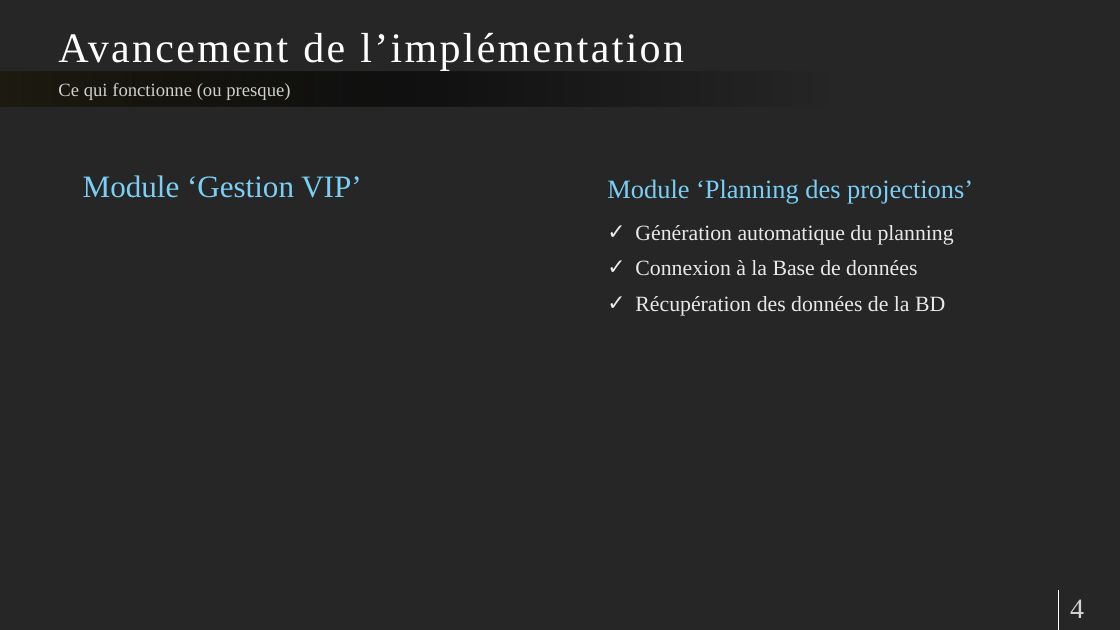
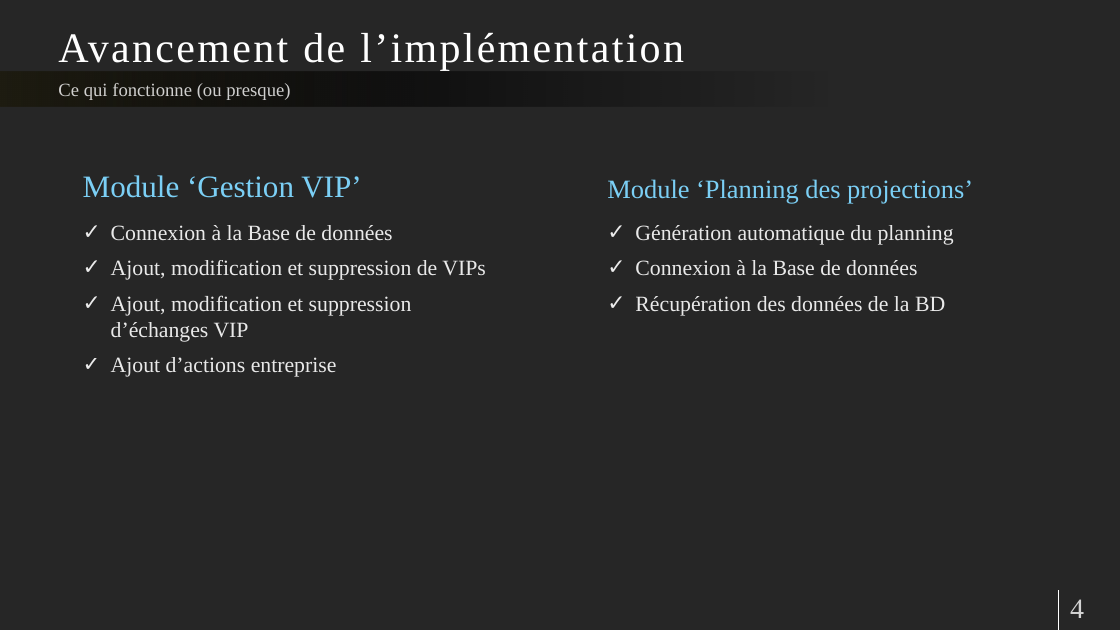
Before and after one commit to pierreelliott/CPOA, a slide deck: slide 4 of Présentation CPOA.pptx. Drawn at 1120x630 pixels with LibreOffice and Linux fonts; fonts in the diff are those of the drawing. Boxes give left, top, right and bottom in pixels: in the first picture for what was removed or moved away, otherwise in the second. Text is boxed around its words. In the diff, an @@ line names an element or a change of style, - is before the commit and + after.

```diff
--- a/Présentation CPOA.pptx
+++ b/Présentation CPOA.pptx
@@ text added at [111,225,486,377], 28 pt, text #FFFFFF at 90% opacity @@
+✓ Connexion à la Base de données
+✓ Ajout, modification et suppression de VIPs
+✓ Ajout, modification et suppression d’échanges VIP
+✓ Ajout d’actions entreprise
```
Also in this commit, not shown: 2 other slides changed.
